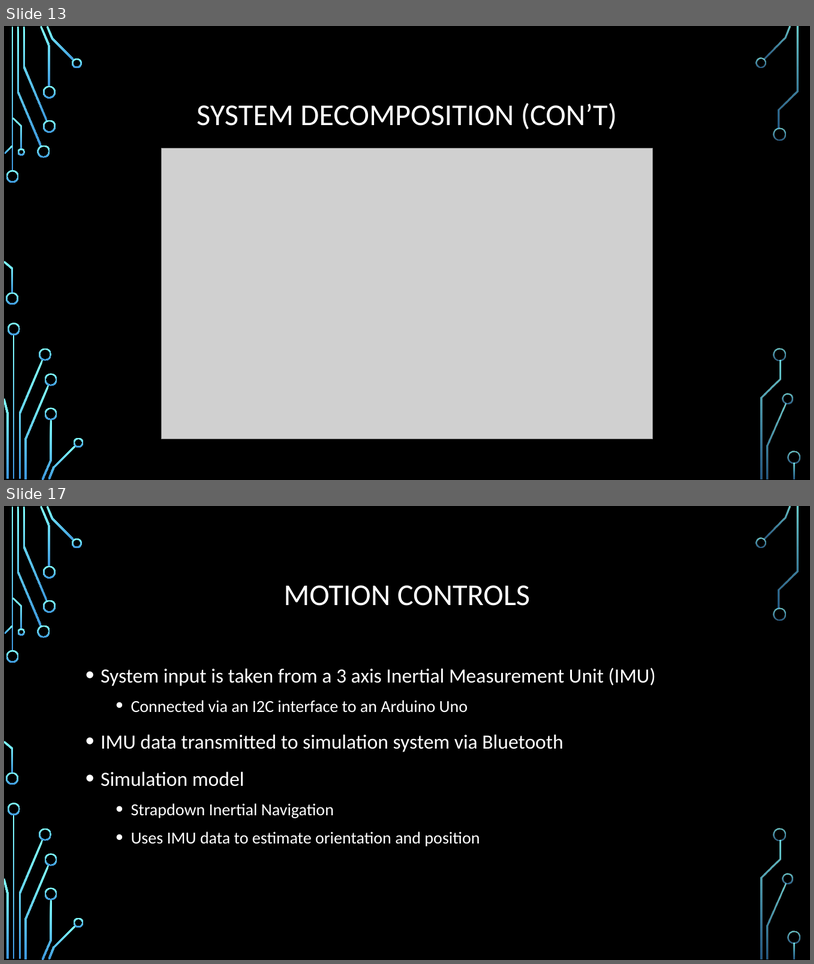
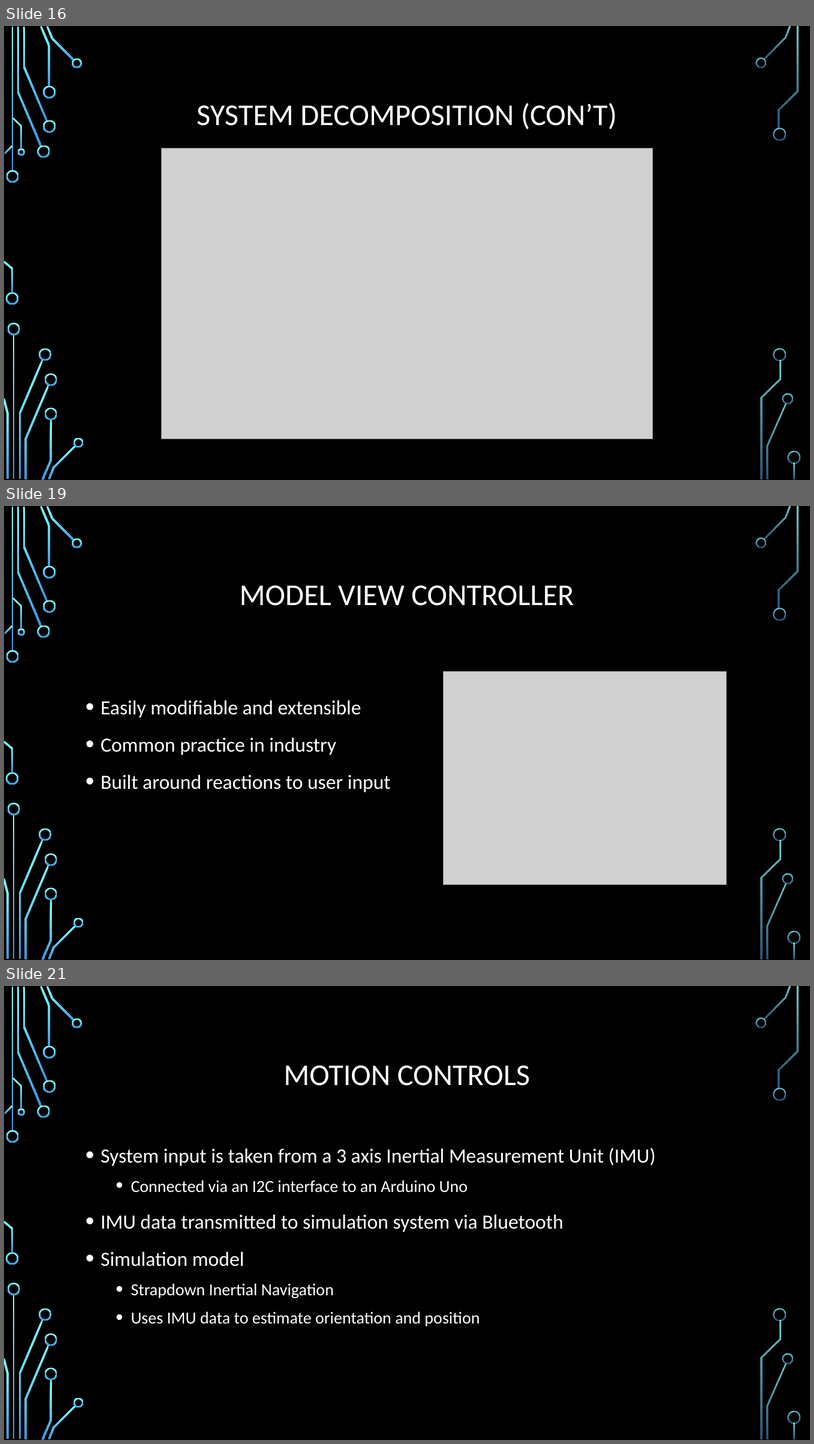
Before and after one commit to TechDevTom/HEMAUnityScripts, a slide deck: Documentation/Presentation.pptx. Shown one above the other, each under a label of ours: slides 13 and 17 before the commit, slides 16, 19 and 21 after it; the slides between them are not shown. The pictures are 814x964 and 814x1444 pixels, drawn with LibreOffice and Linux fonts; fonts in the diff are those of the drawing; grey boxes stand for pictures; background and template pictures are left out. Boxes give left, top, right and bottom in pixels: in the first picture for what was removed or moved away, otherwise in the second. Text is boxed around its words. In the diff, an @@ line names an element or a change of style, - is before the commit and + after.

```diff
--- a/Documentation/Presentation.pptx
+++ b/Documentation/Presentation.pptx
@@ slide 19 added at (4, 506, 810, 960), background picture (left out); not listed: 36 template elements that a slide beside it also shows @@
@@ title added at (240, 585, 574, 606), 36 pt, text #FFFFFF @@
+MODEL VIEW CONTROLLER
@@ picture added at (443, 672, 727, 885) @@
@@ text added at (101, 700, 391, 792), 24 pt, text #FFFFFF @@
+• Easily modifiable and extensible
+• Common practice in industry
+• Built around reactions to user input
@@ what was slide 13 is now slide 16 @@
@@ what was slide 17 is now slide 21 @@
```
Also in this commit, not shown: 2 slides changed, 7 other slides added, 1 slide removed.
